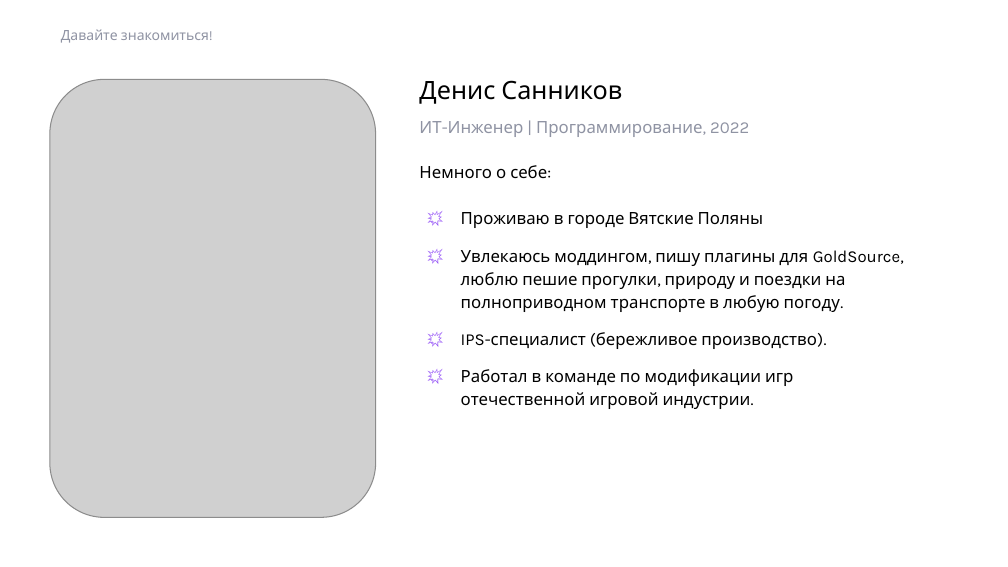
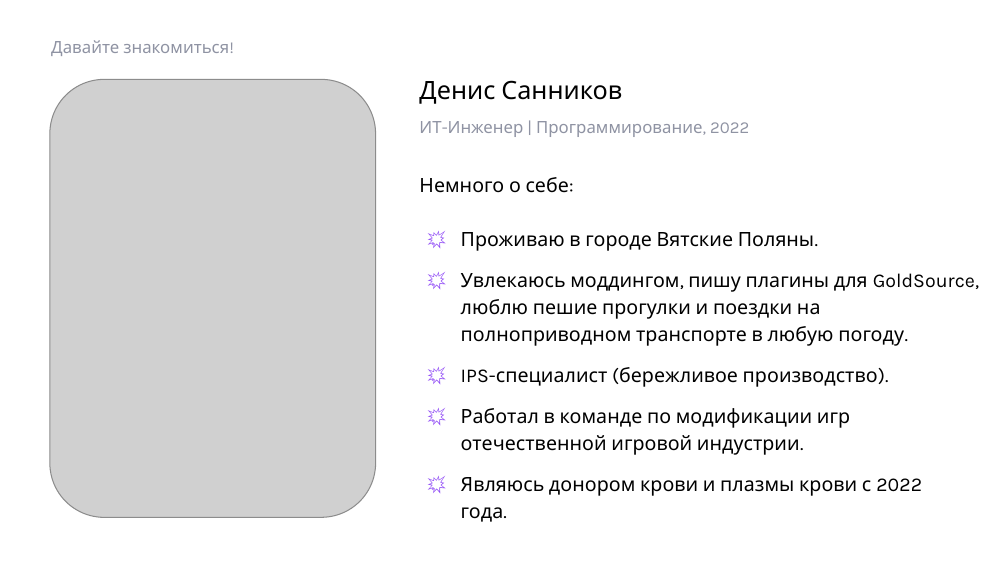
Before and after one commit to Denowsky/Diploma, a slide deck: slide 2 of Презентация.pptx. Drawn at 1008x567 pixels with LibreOffice and Linux fonts; fonts in the diff are those of the drawing; grey boxes stand for pictures; background and template pictures are left out. Boxes give left, top, right and bottom in pixels: in the first picture for what was removed or moved away, otherwise in the second. Text is boxed around its words. In the diff, an @@ line names an element or a change of style, - is before the commit and + after.

```diff
--- a/Презентация.pptx
+++ b/Презентация.pptx
@@ subtitle "Давайте знакомиться!": place and size @@
-subtitle "Давайте знакомиться!" at (61,29,209,43)
+subtitle "Давайте знакомиться!" at (51,40,229,56)
@@ subtitle "Давайте знакомиться!" at (51,40,229,56): size 10 to 12 pt @@
@@ subtitle at (419,177,878,455): size 12 to 14 pt in "Немного о себе:", "IPS-специалист (бережливое производство).", "Работал в команде по модификации игр отечественной ..." @@
@@ subtitle "Немного о себе:": place and size @@
-subtitle "Немного о себе:" at (419,165,904,409)
+subtitle "Немного о себе:" at (419,177,980,522)
@@ subtitle at (461,232,980,346): text changed; size 12 to 14 pt @@
-💥 Проживаю в городе Вятские Поляны
-💥 Увлекаюсь моддингом, пишу плагины для GoldSource, люблю пешие прогулки, природу и поездки на полноприводном транспорте в любую погоду.
+💥 Проживаю в городе Вятские Поляны.
+💥 Увлекаюсь моддингом, пишу плагины для GoldSource, люблю пешие прогулки и поездки на полноприводном транспорте в любую погоду.
@@ subtitle at (461,477,922,522): paragraph added @@
+💥 Являюсь донором крови и плазмы крови с 2022 года.
```
Also in this commit, not shown: 7 other slides changed, 2 slides added, 2 slides removed.
